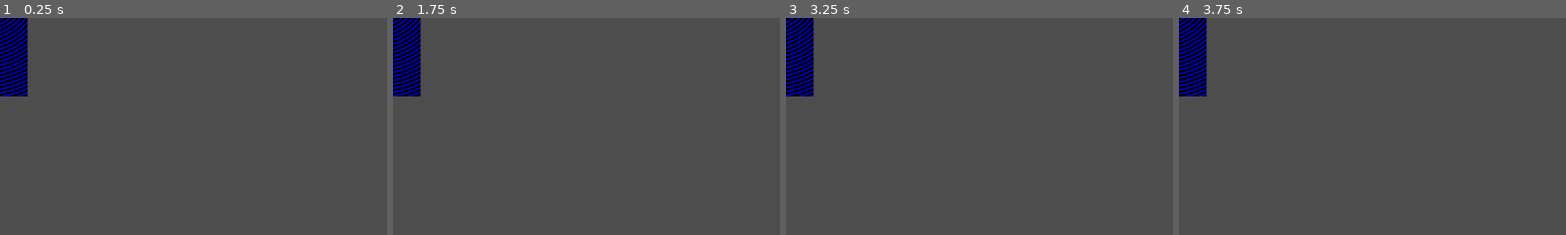
Above: before the commit, frames 1-4 (left to right).
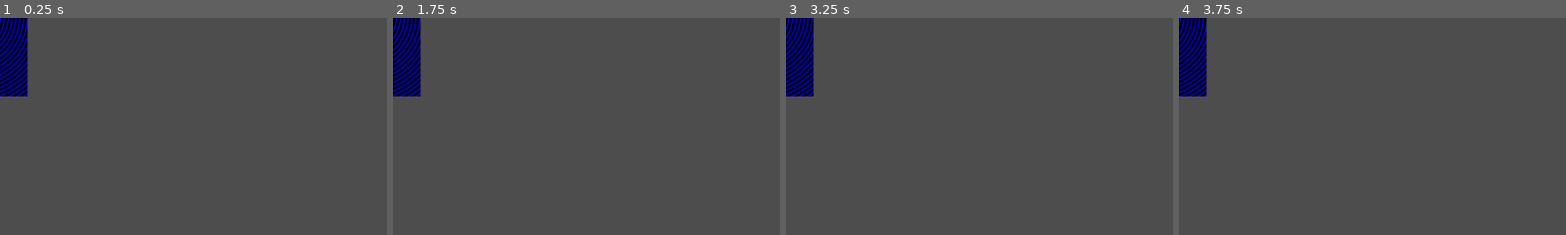
Above: after the commit, the same moments.

Repository: SoupBoi1/godotmini
Game: Godot game, scene res://sdf2d.tscn
Two runs of this game, one before a commit and one after it. Both use one fixed random seed, a clock stepped at 60 frames per second and the inputs below. The project has no main scene, so this scene is started directly. The engine's default icon, where the game draws it, is replaced by a stand-in: a white triangle on a blue panel in a dark square.
Inputs:
- Up to frame 1 (0.25 s): no input
- Up to frame 2 (1.75 s): no input
- Up to frame 3 (3.25 s): no input
- Up to frame 4 (3.75 s): no input
The pictures show only the part of the screen within x 0-50%, y 0-50%; the shares and areas given below are measured in that part.

The runs differ from the first frame. In frame 1, 1.9% of the frame differs, in the area x 0-8%, y 0-37%; in frame 2, 1.9%; in frame 3, 1.9%; in frame 4, 1.9%.

Commit message:
shader sdf created and done

Diff:
--- a/sdf2d/sdf2d.gdshader
+++ b/sdf2d/sdf2d.gdshader
@@ -5,24 +5,49 @@
 uniform float radus;
 uniform float outline;
 uniform vec2 obj2;
+uniform vec2 radus2;
+
+uniform vec2 obj3;
+uniform float radus3;
 
 
-
+float dot2(in vec2 x){
+	return dot(x,x);
+}
 vec3 sdgCircle(in vec2 UV_, in vec2 p, in float r )
 {
     float l = distance(p,UV_);
     return vec3( l-r, p/l );
 }
-float sdBox(in vec2 UV_, in vec2 p, in vec2 b )
+float sdBox( in vec2 p, in vec2 b )
 {
     vec2 d = abs(p)-b;
-    return distance(max(d,0.0),UV_) + min(max(d.x,d.y),0.0);
+    return length(max(d,0.0)) + min(max(d.x,d.y),0.0);
 }
 
 float smooth_min (float a, float b){
 	float k = k_factor;
    float h = max( k-abs(a-b), 0.0 )/k;
     return min(a,b) - h*h*h*(4.0-h)*k*(1.0/16.0);
+}
+float sdPentagram(in vec2 p, in float r )
+{
+    const float k1x = 0.809016994; // cos(π/ 5) = ¼(√5+1)
+    const float k2x = 0.309016994; // sin(π/10) = ¼(√5-1)
+    const float k1y = 0.587785252; // sin(π/ 5) = ¼√(10-2√5)
+    const float k2y = 0.951056516; // cos(π/10) = ¼√(10+2√5)
+    const float k1z = 0.726542528; // tan(π/ 5) = √(5-2√5)
+    const vec2  v1  = vec2( k1x,-k1y);
+    const vec2  v2  = vec2(-k1x,-k1y);
+    const vec2  v3  = vec2( k2x,-k2y);
+
+    p.x = abs(p.x);
+    p -= 2.0*max(dot(v1,p),0.0)*v1;
+    p -= 2.0*max(dot(v2,p),0.0)*v2;
+    p.x = abs(p.x);
+    p.y -= r;
+    return length(p-v3*clamp(dot(p,v3),0.0,k1z*r))
+           * sign(p.y*v3.x-p.x*v3.y);
 }
 
 void vertex() {
@@ -31,9 +56,10 @@
 
 
 void fragment() {
+
 	vec3 dg = sdgCircle(UV,obj2,.1);
 
-	float distantobjs = smooth_min(sdgCircle(UV,obj1,radus).x,dg.x);
+	float distantobjs = smooth_min(smooth_min(sdgCircle(UV,obj1,radus).x,sdBox(UV-obj2,radus2)),sdPentagram(UV-obj3,radus3));
 	//float distantobjs =sdBox(UV,obj1,obj2);
 	float distantsin = sin(distantobjs*250.0+TIME*5.0) ;
 	float distant_fill = distantobjs;
@@ -53,7 +79,7 @@
 	distant_outline =distant_outline-distant_fill;
 
 	COLOR = vec4(distant_outline,distant_fill,distantsin,1);
-
+	//COLOR = vec4(sdPentagram(UV-obj1,.05),0.0,0.0,1.0);
 
 
 	// Called for every pixel the material is visible on.
--- a/sdf2d/sdf2d.tscn
+++ b/sdf2d/sdf2d.tscn
@@ -5,11 +5,14 @@
 
 [sub_resource type="ShaderMaterial" id="ShaderMaterial_70goa"]
 shader = ExtResource("1_swimn")
-shader_parameter/k_factor = 0.05
-shader_parameter/obj1 = Vector2(0.69, 0.26)
-shader_parameter/radus = 0.15
-shader_parameter/outline = 0.001
-shader_parameter/obj2 = Vector2(0.45, 0.25)
+shader_parameter/k_factor = 0.07
+shader_parameter/obj1 = Vector2(0.62, 0.48)
+shader_parameter/radus = 0.1
+shader_parameter/outline = 0.011
+shader_parameter/obj2 = Vector2(0.17, 0.69)
+shader_parameter/radus2 = Vector2(0.07, 0.07)
+shader_parameter/obj3 = Vector2(0.6, 0.18)
+shader_parameter/radus3 = 0.16
 
 [node name="Sdf2d" type="Node2D"]
 
